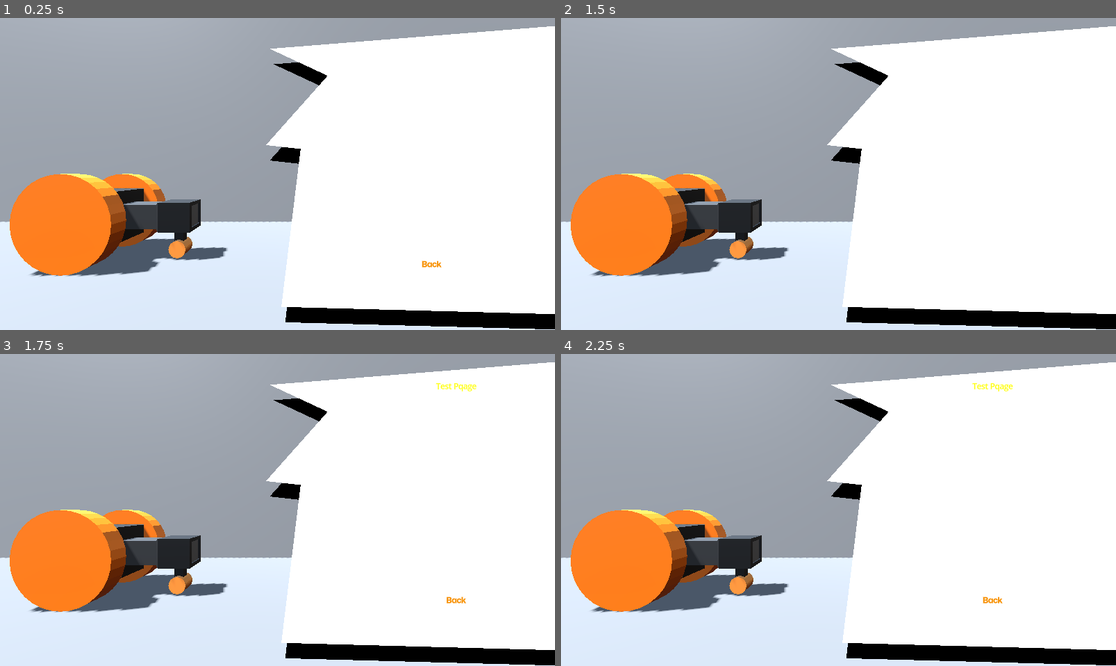
Above: before the commit, frames 1-4 (two rows, left to right).
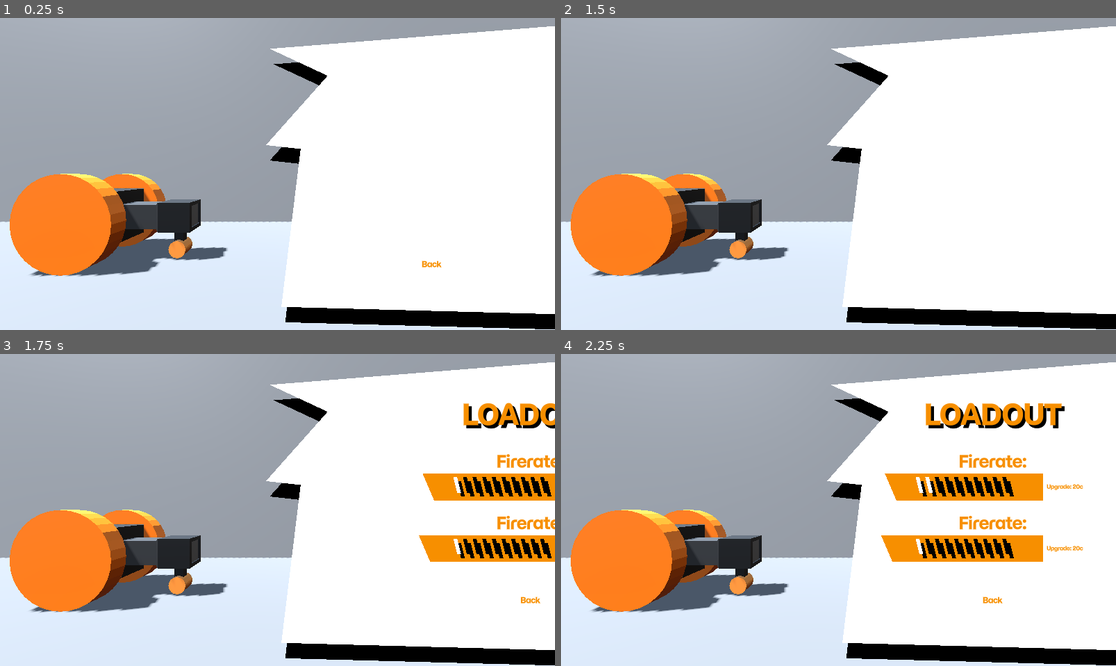
Above: after the commit, the same moments.

Repository: Username4D/Frameclash
Game: Godot game, scene res://scenes/main_menu.tscn
Same seed, same stepped clock (60 frames per second), same inputs: the game is played once before the commit and once after it. This scene is started directly instead of the project's main scene.
Inputs (mouse positions are in pixels of both pictures, inside the frame that each line leads up to):
- Up to frame 1 (0.25 s): no input
- Up to frame 2 (1.5 s): tap Enter at 0.5 s; hold Right (ui_right) 0.53-1.25 s; tap Space (shoot) at 0.6 s; click "Back" at 1.25 s
- Up to frame 3 (1.75 s): no input
- Up to frame 4 (2.25 s): click (1066, 488) at 2 s, where only the run after the commit has a clickable "Upgrade: 20c"

Frames 1-2 are identical in both runs. In frame 3, 5.6% of the frame differs, in the area x 75-100%, y 9-80%; in frame 4, 7.0%, in the area x 57-95%, y 9-67%.

Commit message:
added loadout page and various UI elements along with it

Diff:
--- /dev/null
+++ b/scenes/loadout.tscn
@@ -0,0 +1,46 @@
+[gd_scene load_steps=5 format=3 uid="uid://drgn76ab1301d"]
+
+[ext_resource type="PackedScene" uid="uid://dvb3jtscckqy8" path="res://scenes/page.tscn" id="1_ci6c4"]
+[ext_resource type="FontFile" uid="uid://bnovlpwfj1t3b" path="res://assets/MomoTrustDisplay-Regular.ttf" id="2_dg2ov"]
+[ext_resource type="PackedScene" uid="uid://cqtg6k47w73as" path="res://scenes/loadout_level_bar.tscn" id="3_jid3f"]
+
+[sub_resource type="LabelSettings" id="LabelSettings_g1o8j"]
+font = ExtResource("2_dg2ov")
+font_size = 56
+font_color = Color(0.96862745, 0.56078434, 0, 1)
+shadow_size = 4
+shadow_color = Color(0, 0, 0, 1)
+shadow_offset = Vector2(6, 6)
+
+[node name="page" instance=ExtResource("1_ci6c4")]
+
+[node name="Polygon2D2" type="Polygon2D" parent="." index="0"]
+position = Vector2(-8, 128)
+color = Color(0.96862745, 0.56078434, 0, 1)
+polygon = PackedVector2Array(32, 248, 56, 304, 360, 304, 360, 248)
+
+[node name="Label" type="Label" parent="." index="2"]
+layout_mode = 0
+offset_top = 64.0
+offset_right = 512.0
+offset_bottom = 192.0
+text = "LOADOUT"
+label_settings = SubResource("LabelSettings_g1o8j")
+horizontal_alignment = 1
+vertical_alignment = 1
+
+[node name="Node2D" parent="." index="3" instance=ExtResource("3_jid3f")]
+layout_mode = 0
+offset_left = 64.0
+offset_top = 192.0
+offset_right = 64.0
+offset_bottom = 192.0
+state = 1
+
+[node name="Node2D2" parent="." index="4" instance=ExtResource("3_jid3f")]
+layout_mode = 0
+offset_left = 64.0
+offset_top = 320.0
+offset_right = 64.0
+offset_bottom = 320.0
+state = 1
--- /dev/null
+++ b/scenes/loadout_level_bar.tscn
@@ -0,0 +1,105 @@
+[gd_scene load_steps=10 format=3 uid="uid://cqtg6k47w73as"]
+
+[ext_resource type="PackedScene" uid="uid://dgxplphqp2ijv" path="res://scenes/loadout_level_bar_point.tscn" id="1_a68m8"]
+[ext_resource type="Script" uid="uid://dkvgy24y21rx8" path="res://scripts/loadout_level_bar.gd" id="1_yph25"]
+[ext_resource type="FontFile" uid="uid://bnovlpwfj1t3b" path="res://assets/MomoTrustDisplay-Regular.ttf" id="2_yph25"]
+
+[sub_resource type="StyleBoxEmpty" id="StyleBoxEmpty_kf2lb"]
+
+[sub_resource type="StyleBoxFlat" id="StyleBoxFlat_dt4eo"]
+bg_color = Color(0.96862745, 0.56078434, 0, 1)
+corner_radius_top_left = 24
+corner_radius_top_right = 24
+corner_radius_bottom_right = 24
+corner_radius_bottom_left = 24
+
+[sub_resource type="StyleBoxEmpty" id="StyleBoxEmpty_c31kh"]
+
+[sub_resource type="StyleBoxEmpty" id="StyleBoxEmpty_osjp8"]
+
+[sub_resource type="StyleBoxEmpty" id="StyleBoxEmpty_mrym7"]
+
+[sub_resource type="LabelSettings" id="LabelSettings_ne0vj"]
+font = ExtResource("2_yph25")
+font_size = 33
+font_color = Color(0.96862745, 0.56078434, 0, 1)
+
+[node name="Node2D" type="Control"]
+layout_mode = 3
+anchors_preset = 0
+script = ExtResource("1_yph25")
+
+[node name="Polygon2D" type="Polygon2D" parent="."]
+position = Vector2(-64, -192)
+color = Color(0.96862745, 0.56078434, 0, 1)
+polygon = PackedVector2Array(32, 248, 56, 304, 360, 304, 360, 248)
+
+[node name="Polygon2D2" type="Polygon2D" parent="."]
+polygon = PackedVector2Array(296, 56, 296, 112, 392, 112, 416, 56)
+
+[node name="HBoxContainer" type="HBoxContainer" parent="."]
+layout_mode = 0
+offset_left = 32.0
+offset_top = 64.0
+offset_right = 308.0
+offset_bottom = 112.0
+
+[node name="Control" parent="HBoxContainer" instance=ExtResource("1_a68m8")]
+layout_mode = 2
+
+[node name="Control2" parent="HBoxContainer" instance=ExtResource("1_a68m8")]
+layout_mode = 2
+
+[node name="Control3" parent="HBoxContainer" instance=ExtResource("1_a68m8")]
+layout_mode = 2
+
+[node name="Control4" parent="HBoxContainer" instance=ExtResource("1_a68m8")]
+layout_mode = 2
+
+[node name="Control5" parent="HBoxContainer" instance=ExtResource("1_a68m8")]
+layout_mode = 2
+
+[node name="Control6" parent="HBoxContainer" instance=ExtResource("1_a68m8")]
+layout_mode = 2
+
+[node name="Control7" parent="HBoxContainer" instance=ExtResource("1_a68m8")]
+layout_mode = 2
+
+[node name="Control8" parent="HBoxContainer" instance=ExtResource("1_a68m8")]
+layout_mode = 2
+
+[node name="Control9" parent="HBoxContainer" instance=ExtResource("1_a68m8")]
+layout_mode = 2
+
+[node name="Control10" parent="HBoxContainer" instance=ExtResource("1_a68m8")]
+layout_mode = 2
+
+[node name="upgrade" type="Button" parent="."]
+layout_mode = 0
+offset_left = 304.0
+offset_top = 64.0
+offset_right = 392.0
+offset_bottom = 104.0
+theme_override_colors/font_color = Color(0.96862745, 0.56078434, 0, 1)
+theme_override_colors/font_focus_color = Color(0.96862745, 0.56078434, 0, 1)
+theme_override_colors/font_hover_color = Color(0.96862745, 0.56078434, 0, 1)
+theme_override_fonts/font = ExtResource("2_yph25")
+theme_override_font_sizes/font_size = 11
+theme_override_styles/normal = SubResource("StyleBoxEmpty_kf2lb")
+theme_override_styles/pressed = SubResource("StyleBoxFlat_dt4eo")
+theme_override_styles/hover = SubResource("StyleBoxEmpty_c31kh")
+theme_override_styles/disabled = SubResource("StyleBoxEmpty_osjp8")
+theme_override_styles/focus = SubResource("StyleBoxEmpty_mrym7")
+text = "Upgrade: 20c"
+alignment = 0
+
+[node name="Label" type="Label" parent="."]
+layout_mode = 0
+offset_right = 384.0
+offset_bottom = 64.0
+text = "Firerate:"
+label_settings = SubResource("LabelSettings_ne0vj")
+horizontal_alignment = 1
+vertical_alignment = 1
+
+[connection signal="pressed" from="upgrade" to="." method="_on_upgrade_pressed"]
--- /dev/null
+++ b/scenes/loadout_level_bar_point.tscn
@@ -0,0 +1,17 @@
+[gd_scene format=3 uid="uid://dgxplphqp2ijv"]
+
+[node name="Control" type="Control"]
+custom_minimum_size = Vector2(16, 0)
+layout_mode = 3
+anchors_preset = 0
+offset_right = 0.38
+offset_bottom = 40.0
+
+[node name="bar" type="Polygon2D" parent="."]
+polygon = PackedVector2Array(0, 0, 8, 32, 16, 32, 8, 0)
+
+[node name="Polygon2D" type="Polygon2D" parent="bar"]
+show_behind_parent = true
+position = Vector2(0, 8)
+color = Color(0, 0, 0, 1)
+polygon = PackedVector2Array(16, 32, 8, 0, 16, 0, 24, 32)
--- a/scenes/main_menu_ui.tscn
+++ b/scenes/main_menu_ui.tscn
@@ -1,13 +1,14 @@
-[gd_scene load_steps=4 format=3 uid="uid://m75qqhuatd0u"]
+[gd_scene load_steps=5 format=3 uid="uid://m75qqhuatd0u"]
 
 [ext_resource type="PackedScene" uid="uid://dvb3jtscckqy8" path="res://scenes/page.tscn" id="1_rayio"]
 [ext_resource type="Script" uid="uid://jpu1inrwag42" path="res://scripts/main_menu_ui.gd" id="1_rpghy"]
 [ext_resource type="PackedScene" uid="uid://c0gpidssdvkp4" path="res://scenes/settings.tscn" id="3_towyk"]
+[ext_resource type="PackedScene" uid="uid://drgn76ab1301d" path="res://scenes/loadout.tscn" id="4_towyk"]
 
 [node name="main_menu_ui" type="Node2D" node_paths=PackedStringArray("open_page", "last_page")]
 script = ExtResource("1_rpghy")
 open_page = NodePath("pages/home")
-last_page = NodePath("pages/settings")
+last_page = NodePath("pages/loadout")
 
 [node name="Polygon2D2" type="Polygon2D" parent="."]
 position = Vector2(-48, 24)
@@ -28,6 +29,10 @@
 offset_left = 1152.0
 offset_right = 1152.0
 
+[node name="loadout" parent="pages" instance=ExtResource("4_towyk")]
+offset_left = 1152.0
+offset_right = 1152.0
+
 [node name="Timer" type="Timer" parent="."]
 wait_time = 0.25
 one_shot = true
--- /dev/null
+++ b/scripts/loadout_level_bar.gd
@@ -0,0 +1,28 @@
+extends Control
+
+@export var state = 10
+
+func _process(delta: float) -> void:
+	if $upgrade:
+		if $upgrade.button_pressed:
+			$Polygon2D2.modulate = Color8(247,143,0)
+		else:
+			$Polygon2D2.modulate = Color(255,255,255)
+	else:
+		$Polygon2D2.modulate = Color8(247,143,0)
+	for i in range(0, $HBoxContainer.get_child_count()):
+		var f = $HBoxContainer.get_child(i)
+
+		if i + 1 <= state:
+			f.modulate.v = 1
+		else:
+
+			f.modulate.v = 0
+
+
+func _on_upgrade_pressed() -> void:
+	state += 1
+	if state == 10:
+		$upgrade.queue_free()
+		await get_tree().process_frame
+		$Polygon2D2.modulate = Color8(247,143,0)
--- a/scripts/main_menu_ui.gd
+++ b/scripts/main_menu_ui.gd
@@ -14,7 +14,7 @@
 	$Timer.start()
 	while $Timer.time_left != 0:
 		await get_tree().process_frame
-		open_page.position.x = 640 + 512 * $Timer.time_left
+		open_page.position.x = 640 + 512 * $Timer.time_left * 4
 	open_page.position.x = 640
 
 func back():
Not shown, added: scripts/loadout_level_bar.gd.uid
